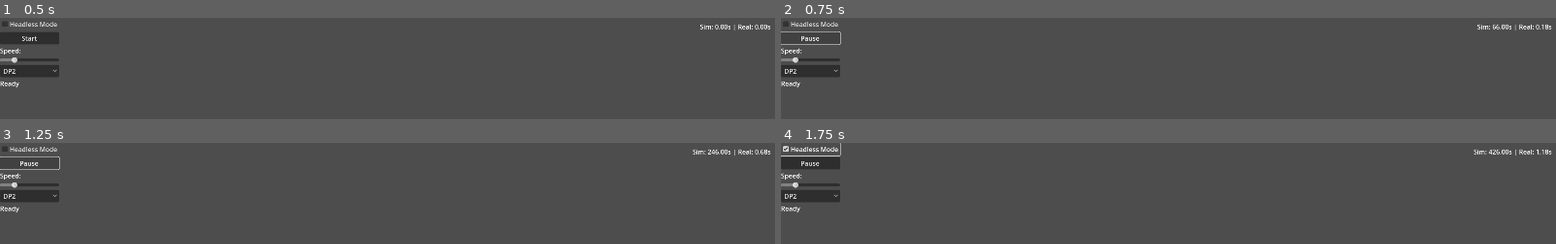
Above: before the commit, frames 1-4 (two rows, left to right).
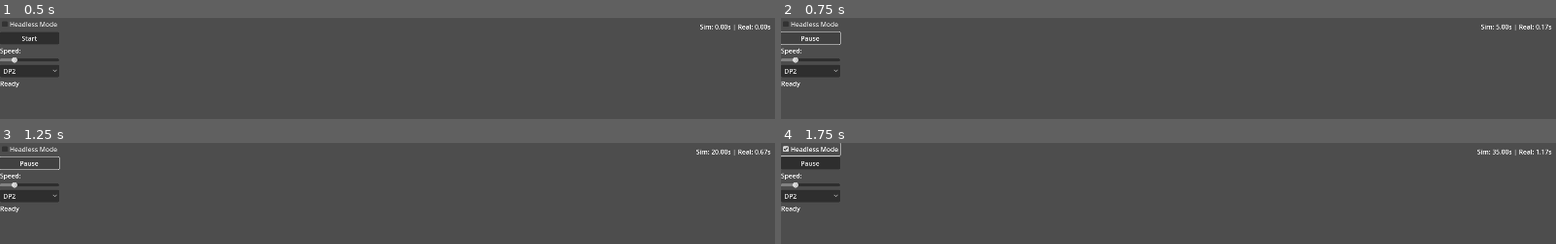
Above: after the commit, the same moments.

Repository: diegoalns/Godot_UAV_Environment
Game: Godot game, scene res://scenes/main/main.tscn
Same seed, same stepped clock (60 frames per second), same inputs: the game is played once before the commit and once after it.
Inputs:
- Up to frame 1 (0.5 s): no input
- Up to frame 2 (0.75 s): click "Start" at 0.5 s
- Up to frame 3 (1.25 s): no input
- Up to frame 4 (1.75 s): click "Headless Mode" at 1.25 s

Frame 1 is identical in both runs. In frame 2, 0.1% of the frame differs, in the area x 89-99%, y 6-12%; in frame 3, 0.2%; in frame 4, 0.2%, in the area x 89-100%, y 6-13%.

Commit message:
Implement GridMap terrain system with 3D elevation mapping
- Add GridMapManager for CSV data processing and tile placement
- Integrate terrain system into VisualizationSystem
- Each CSV data point creates one 927m x 702m tile at exact coordinates
- Altitude values (0-400m) map to both mesh selection and tile height
- Uses same coordinate system as drone ports for perfect alignment
- Includes terrain altitude queries and comprehensive documentation
- Visual scale support for compact visualization (scale factor 1.0)
- Enhanced movement speed (20000.0) for better navigation

Diff:
--- /dev/null
+++ b/scripts/core/gridmap_manager.gd
@@ -0,0 +1,267 @@
+class_name GridMapManager
+extends Node
+
+# GridMap node reference - will be set from outside
+var gridmap_node: GridMap
+# MeshLibrary resource reference
+var mesh_library: MeshLibrary
+# CSV data storage - Dictionary with lat/lon as keys and altitude as values
+var terrain_data: Dictionary = {}
+# Coordinate system parameters - each tile is 927m x 702m
+var tile_width: float = 702.0  # Width of each tile in meters (X axis)
+var tile_height: float = 927.0  # Height of each tile in meters (Z axis)
+
+# Coordinate conversion constants (same as FlightPlanManager)
+const ORIGIN_LAT = 40.55417343  # Reference latitude for coordinate conversion
+const ORIGIN_LON = -73.99583928  # Reference longitude for coordinate conversion
+
+func _ready():
+	# Load the mesh library resource
+	mesh_library = load("res://resources/Meshs/cell_library.meshlib")
+	if not mesh_library:
+		push_error("Failed to load cell_library.meshlib")
+		return
+
+	print("GridMapManager: MeshLibrary loaded successfully")
+
+func initialize_gridmap(gridmap: GridMap):
+	"""
+	Initialize the GridMap node with the mesh library and set up basic properties
+	@param gridmap: GridMap - The GridMap node to initialize
+	"""
+	gridmap_node = gridmap
+	# Note: mesh_library is already set by the visualization system
+
+	print("GridMapManager: GridMap initialized with cell size: ", gridmap_node.cell_size)
+
+func load_terrain_data():
+	"""
+	Load terrain data from the FAA UAS facility CSV file
+	Stores each data point with its exact coordinates and altitude
+	"""
+	var file = FileAccess.open("res://data/Filtered_FAA_UAS_FacilityMap_Data_LGA.csv", FileAccess.READ)
+	if not file:
+		push_error("Failed to open Filtered_FAA_UAS_FacilityMap_Data_LGA.csv")
+		return false
+
+	# Skip header line
+	var header = file.get_line()
+	print("GridMapManager: CSV Header: ", header)
+
+	# Clear existing terrain data
+	terrain_data.clear()
+
+	# Parse data lines
+	var line_count = 0
+	while not file.eof_reached():
+		var line = file.get_line().strip_edges()
+		if line == "":
+			continue
+
+		var parts = line.split(",")
+		if parts.size() != 3:
+			continue
+
+		# Parse CSV values: CEILING,LATITUDE,LONGITUDE
+		var ceiling = parts[0].to_float()  # Altitude/ceiling value
+		var latitude = parts[1].to_float()  # Latitude coordinate
+		var longitude = parts[2].to_float()  # Longitude coordinate
+
+		# Store each point as a dictionary with all its data
+		var point_data = {
+			"latitude": latitude,
+			"longitude": longitude,
+			"altitude": ceiling
+		}
+
+		# Use a simple index as key instead of coordinate string
+		terrain_data[line_count] = point_data
+		line_count += 1
+
+	file.close()
+
+	print("GridMapManager: Loaded %d terrain data points" % line_count)
+	print("GridMapManager: Ready to place tiles directly at coordinate positions")
+
+	return true
+
+func altitude_to_mesh_item(altitude: float) -> int:
+	"""
+	Convert altitude value to mesh library item index
+	Mapping: 0→1, 50→2, 100→3, 200→4, 300→5, 400→6
+	@param altitude: float - The altitude/ceiling value from CSV
+	@return int - The mesh library item index (1-based)
+	"""
+	match int(altitude):
+		0:
+			return 0    # Item 1 in mesh library (0-indexed)
+		50:
+			return 1    # Item 2 in mesh library (0-indexed)
+		100:
+			return 2    # Item 3 in mesh library (0-indexed)
+		200:
+			return 3    # Item 4 in mesh library (0-indexed)
+		300:
+			return 4    # Item 5 in mesh library (0-indexed)
+		400:
+			return 5    # Item 6 in mesh library (0-indexed)
+		_:
+			# Default case for unknown altitudes - use item 1 (index 0)
+			print("GridMapManager: Unknown altitude %f, using default item 1" % altitude)
+			return 0
+
+func latlon_to_world_position(latitude: float, longitude: float) -> Vector3:
+	"""
+	Convert latitude/longitude coordinates to world position (same as FlightPlanManager)
+	@param latitude: float - Latitude coordinate
+	@param longitude: float - Longitude coordinate
+	@return Vector3 - World position in meters
+	"""
+	# Use same conversion as FlightPlanManager for consistency
+	var meters_per_deg_lat = 111320.0  # Meters per degree latitude
+	var meters_per_deg_lon = 111320.0 * cos(deg_to_rad(ORIGIN_LAT))  # Meters per degree longitude at this latitude
+
+	var x = (longitude - ORIGIN_LON) * meters_per_deg_lon  # X position in meters
+	var z = (latitude - ORIGIN_LAT) * meters_per_deg_lat   # Z position in meters
+
+	return Vector3(x, 0, z)
+
+func world_position_to_grid_coords(world_pos: Vector3, altitude: float = 0.0) -> Vector3i:
+	"""
+	Convert world position to GridMap grid coordinates with height based on altitude
+	Each tile is centered at its coordinate position and has dimensions 702m x 927m
+	@param world_pos: Vector3 - World position in meters
+	@param altitude: float - Altitude from CSV data in meters (used for Y coordinate)
+	@return Vector3i - Grid coordinates for GridMap including height
+	"""
+	# Calculate grid position by dividing world position by tile size
+	var grid_x = int(round(world_pos.x / tile_width))   # Grid X coordinate
+	var grid_z = int(round(world_pos.z / tile_height))  # Grid Z coordinate
+
+	# Convert altitude to grid Y coordinate (each meter of altitude = 1 grid unit)
+	# Use altitude directly as Y coordinate to create proper elevation
+	var grid_y = int(altitude*0.3048)  # Use CSV altitude directly as grid height
+
+	return Vector3i(grid_x, 0, grid_z)
+
+func populate_gridmap():
+	"""
+	Populate the GridMap with terrain tiles - one tile per CSV data point
+	Each tile is 927m x 702m and centered at the exact coordinate from the CSV
+	"""
+	if not gridmap_node:
+		push_error("GridMapManager: GridMap node not initialized")
+		return false
+
+	if terrain_data.is_empty():
+		push_error("GridMapManager: No terrain data loaded")
+		return false
+
+	print("GridMapManager: Starting to populate GridMap with %d terrain points..." % terrain_data.size())
+
+	var tiles_placed = 0
+
+	# Iterate through all terrain data points (each point is a dictionary with lat, lon, altitude)
+	for point_index in terrain_data.keys():
+		var point_data = terrain_data[point_index]  # Get the dictionary for this point
+		var latitude = point_data["latitude"]        # Extract latitude
+		var longitude = point_data["longitude"]      # Extract longitude
+		var altitude = point_data["altitude"]        # Extract altitude
+
+		# Convert lat/lon to world position (in meters)
+		var world_pos = latlon_to_world_position(latitude, longitude)
+
+		# Convert world position to grid coordinates, including altitude as height
+		var grid_pos = world_position_to_grid_coords(world_pos, altitude)
+
+		# Get appropriate mesh item for this altitude
+		var mesh_item = altitude_to_mesh_item(altitude)
+
+		# Place the tile in the GridMap at the calculated grid position (now includes height)
+		gridmap_node.set_cell_item(grid_pos, mesh_item)
+		tiles_placed += 1
+
+		# Progress logging every 100 tiles
+		if tiles_placed % 100 == 0:
+			print("GridMapManager: Placed %d/%d tiles... Latest: [%.6f, %.6f] alt=%.0fm -> %s -> item %d" % [
+				tiles_placed, terrain_data.size(), latitude, longitude, altitude, grid_pos, mesh_item
+			])
+
+	print("GridMapManager: Successfully placed %d tiles in GridMap" % tiles_placed)
+	print("GridMapManager: Each tile represents 927m x 702m with height based on CSV altitude (0-400m)")
+
+	return true
+
+func get_terrain_altitude_at_position(world_pos: Vector3) -> float:
+	"""
+	Get the terrain altitude at a specific world position
+	Finds the closest terrain tile to the given position
+	@param world_pos: Vector3 - World position to query
+	@return float - Altitude value at that position, or -1 if not found
+	"""
+	if terrain_data.is_empty():
+		return -1.0
+
+	# Find the closest terrain data point
+	var closest_altitude = -1.0
+	var min_distance = INF
+
+	# Iterate through all terrain points to find the closest one
+	for point_index in terrain_data.keys():
+		var point_data = terrain_data[point_index]
+		var latitude = point_data["latitude"]
+		var longitude = point_data["longitude"]
+		var altitude = point_data["altitude"]
+
+		# Convert this point's lat/lon to world position
+		var point_world_pos = latlon_to_world_position(latitude, longitude)
+
+		# Calculate distance to the query position
+		var distance = world_pos.distance_to(point_world_pos)
+
+		# Keep track of the closest point
+		if distance < min_distance:
+			min_distance = distance
+			closest_altitude = altitude
+
+	return closest_altitude
+
+func get_grid_info() -> Dictionary:
+	"""
+	Get information about the loaded grid for debugging/display purposes
+	@return Dictionary - Grid information including data count and tile specifications
+	"""
+	if terrain_data.is_empty():
+		return {}
+
+	# Calculate actual coordinate bounds from loaded data
+	var min_lat = INF
+	var max_lat = -INF
+	var min_lon = INF
+	var max_lon = -INF
+
+	for point_index in terrain_data.keys():
+		var point_data = terrain_data[point_index]
+		var lat = point_data["latitude"]
+		var lon = point_data["longitude"]
+
+		min_lat = min(min_lat, lat)
+		max_lat = max(max_lat, lat)
+		min_lon = min(min_lon, lon)
+		max_lon = max(max_lon, lon)
+
+	return {
+		"data_points": terrain_data.size(),
+		"approach": "direct_tile_placement",
+		"tile_size_meters": Vector2(tile_width, tile_height),
+		"coordinate_bounds": {
+			"min_lat": min_lat,
+			"max_lat": max_lat,
+			"min_lon": min_lon,
+			"max_lon": max_lon
+		},
+		"origin_reference": {
+			"lat": ORIGIN_LAT,
+			"lon": ORIGIN_LON
+		}
+	}
--- a/scripts/core/simulation_engine.gd
+++ b/scripts/core/simulation_engine.gd
@@ -68,7 +68,7 @@
 	visualization_system.set_enabled(!enabled)
 
 func _physics_process(delta: float):
-	Engine.physics_ticks_per_second = 360  # Set to 360 physics FPS
+	Engine.physics_ticks_per_second = 30  # Set to 360 physics FPS
 	if not running:
 		return
 
@@ -108,3 +108,22 @@
 		var lon = ports[port_id]["lon"]
 		var pos = flight_plan_manager.latlon_to_position(lat, lon)
 		visualization_system.move_balloon_to_port(pos)
+
+func get_terrain_altitude_at_position(world_pos: Vector3) -> float:
+	"""
+	Get terrain altitude at a specific world position
+	@param world_pos: Vector3 - World position to query
+	@return float - Altitude value at that position, or -1 if terrain not ready
+	"""
+	if visualization_system and visualization_system.is_terrain_ready():
+		return visualization_system.get_terrain_altitude_at_position(world_pos)
+	return -1.0
+
+func get_terrain_info() -> Dictionary:
+	"""
+	Get terrain system information for debugging/display purposes
+	@return Dictionary - Terrain information or empty dict if not ready
+	"""
+	if visualization_system and visualization_system.is_terrain_ready():
+		return visualization_system.get_terrain_info()
+	return {}
--- a/scripts/core/visualization_system.gd
+++ b/scripts/core/visualization_system.gd
@@ -5,15 +5,25 @@
 var enabled: bool = true
 var balloon_ref: CharacterBody3D = null  # Reference to the balloon
 
+# Terrain system components
+var terrain_gridmap: GridMap = null  # GridMap node for terrain visualization
+var gridmap_manager: GridMapManager = null  # Manager for terrain data and population
+
 # Movement and control variables
-var move_speed = 10000.0  # Speed for movement
+var move_speed = 20000.0  # Speed for movement
 var rotation_speed = 0.001  # Speed of rotation with mouse
 var mouse_sensitivity = 0.001
 var camera_offset = Vector3(0, 10, 30)  # Offset from balloon position
 var mouse_captured = false
 
 # Visualization scale factor
-var visual_scale = 0.005  # Adjust this to make the area more compact
+var visual_scale = 1  # Adjust this to make the area more compact
+
+# align_drone_to_route: bool - whether to rotate the drone visual to face its next waypoint (size: 1 boolean)
+var align_drone_to_route: bool = true
+
+# model_yaw_offset_degrees: float - additional yaw angle to correct the model's intrinsic forward axis if it is not -Z (size: 1 scalar in degrees)
+var model_yaw_offset_degrees: float = 0.0
 
 func set_enabled(enable: bool):
 	enabled = enable
@@ -23,6 +33,7 @@
 	setup_balloon()
 	setup_camera()
 	setup_lighting()
+	setup_terrain()
 
 	# Set up input processing
 	set_process_input(true)
@@ -36,9 +47,51 @@
 
 func setup_lighting():
 	var light = DirectionalLight3D.new()
-	light.position = Vector3(-73000, 500, 41700)
+	light.position = Vector3(0, 100, 41700)
 	add_child(light)
-	light.look_at(Vector3(-74000, 0, 41000), Vector3.UP)
+	light.look_at(Vector3(0, 0, 41000), Vector3.DOWN)
+
+func setup_terrain():
+	"""
+	Initialize the terrain GridMap system within the visualization system
+	Creates GridMap and GridMapManager, loads terrain data, and scales appropriately
+	"""
+	print("VisualizationSystem: Setting up terrain system...")
+
+	# Create GridMap node for terrain visualization
+	terrain_gridmap = GridMap.new()
+	terrain_gridmap.name = "TerrainGridMap"
+
+	# Load the mesh library resource
+	var mesh_library = load("res://resources/Meshs/cell_library.meshlib")
+	if not mesh_library:
+		push_error("VisualizationSystem: Failed to load cell_library.meshlib")
+		return
+
+	# Configure GridMap with mesh library and proper cell size
+	terrain_gridmap.mesh_library = mesh_library
+	# Apply visual scale to cell size - each cell represents 702m x 927m x 1m in world space
+	# Height dimension is 1m per grid unit to match CSV altitude values (0-400m range)
+	terrain_gridmap.cell_size = Vector3(702.0 * visual_scale, 1.0 * visual_scale, 927.0 * visual_scale)
+
+	# Add GridMap to the visualization system
+	add_child(terrain_gridmap)
+
+	# Create and initialize GridMapManager
+	gridmap_manager = GridMapManager.new()
+	add_child(gridmap_manager)
+
+	# Initialize the manager with our GridMap
+	gridmap_manager.initialize_gridmap(terrain_gridmap)
+
+	# Load terrain data and populate the GridMap
+	if gridmap_manager.load_terrain_data():
+		if gridmap_manager.populate_gridmap():
+			print("VisualizationSystem: Terrain system initialized successfully")
+		else:
+			push_error("VisualizationSystem: Failed to populate terrain GridMap")
+	else:
+		push_error("VisualizationSystem: Failed to load terrain data")
 
 func setup_balloon():
 	balloon_ref = CharacterBody3D.new()
@@ -128,19 +181,37 @@
 	if not enabled:
 		return
 
-	var mesh_instance = MeshInstance3D.new()
-	var box_mesh = BoxMesh.new()
-	box_mesh.size = Vector3(100, 1, 100) * visual_scale
-	mesh_instance.mesh = box_mesh
-
-	# Different colors for different drones
-	var material = StandardMaterial3D.new()
-	material.albedo_color = Color(randf(), randf(), randf())
-	box_mesh.material = material  # Assign material to the mesh itself
-	mesh_instance.mesh = box_mesh
-
-	add_child(mesh_instance)
-	drone_meshes[drone.drone_id] = mesh_instance
+	# drone_node: Node3D - the visual representation of the drone
+	var drone_node: Node3D = null
+	# lrvtol_scene: PackedScene - LRVTOL model from resources
+	var lrvtol_scene: PackedScene = load("res://resources/LRVTOL_UAV.glb")
+
+	# If the model loads, instance it; otherwise use a simple box as fallback
+	if lrvtol_scene:
+		# instance: Node - instantiated GLB root
+		var instance = lrvtol_scene.instantiate()
+		if instance is Node3D:
+			drone_node = instance
+			# Scale down to match map visual scale
+			drone_node.scale = Vector3(1, 1, 1) * visual_scale
+		else:
+			# Wrap non-Node3D roots under a Node3D so it can be positioned
+			drone_node = Node3D.new()
+			drone_node.add_child(instance)
+			drone_node.scale = Vector3(1, 1, 1) * visual_scale
+	else:
+		# Fallback: simple colored box
+		var fallback = MeshInstance3D.new()
+		var box_mesh = BoxMesh.new()
+		box_mesh.size = Vector3(100, 10, 100) * visual_scale
+		fallback.mesh = box_mesh
+		var material = StandardMaterial3D.new()
+		material.albedo_color = Color(randf(), randf(), randf())
+		box_mesh.material = material
+		drone_node = fallback
+
+	add_child(drone_node)
+	drone_meshes[drone.drone_id] = drone_node
 
 	print("Added visualization for drone %s" % drone.drone_id)
 
@@ -149,7 +220,37 @@
 		return
 
 	if drone.drone_id in drone_meshes:
-		drone_meshes[drone.drone_id].position = drone.current_position * visual_scale
+		# node: Node3D - visual node associated with this drone (size: one node reference)
+		var node: Node3D = drone_meshes[drone.drone_id]
+
+		# Update position: multiply by visual_scale to convert world meters to visualization units (size: Vector3 of 3 floats)
+		node.position = drone.current_position * visual_scale
+
+		# Optionally orient the drone to face its next waypoint so its longitudinal axis follows the route
+		if align_drone_to_route:
+			# target_pos_world: Vector3 - the next waypoint position in visualization units (size: 3 floats)
+			var target_pos_world: Vector3 = drone.target_position * visual_scale
+
+			# dir_to_target: Vector3 - direction vector from current node position to next waypoint (size: 3 floats)
+			var dir_to_target: Vector3 = target_pos_world - node.position
+
+			# Only orient when the direction vector has meaningful magnitude to avoid zero-length look_at
+			if dir_to_target.length() > 0.0001:
+				# Rotate the node so its -Z axis points toward the waypoint using global up vector
+				node.look_at(target_pos_world, Vector3.UP)
+
+				# Apply extra yaw offset if the model forward axis needs correction relative to -Z
+				if model_yaw_offset_degrees != 0.0:
+					node.rotate_y(deg_to_rad(model_yaw_offset_degrees))
+
+				# Ensure the visual forward actually faces the waypoint. If after applying the yaw offset
+				# the model's forward points away (dot < 0), flip 180 degrees around Y to correct.
+				# forward_world: Vector3 - world-space forward direction assuming -Z is forward (size: 3 floats)
+				var forward_world: Vector3 = (node.global_transform.basis.z).normalized()
+				# dir_norm: Vector3 - normalized desired direction towards the next waypoint (size: 3 floats)
+				var dir_norm: Vector3 = dir_to_target.normalized()
+				if forward_world.dot(dir_norm) < 0.0:
+					node.rotate_y(PI)
 
 func add_drone_port(dp_position: Vector3, port_id: String):
 	var mesh_instance = MeshInstance3D.new()
@@ -169,3 +270,29 @@
 	# Optionally apply scale_factor if you use one
 	balloon_ref.global_position = port_position * visual_scale
 	# Optionally reset orientation or camera offset here
+
+func get_terrain_altitude_at_position(world_pos: Vector3) -> float:
+	"""
+	Get terrain altitude at a specific world position
+	@param world_pos: Vector3 - World position to query (in world coordinates)
+	@return float - Altitude value at that position, or -1 if terrain not ready
+	"""
+	if gridmap_manager:
+		return gridmap_manager.get_terrain_altitude_at_position(world_pos)
+	return -1.0
+
+func get_terrain_info() -> Dictionary:
+	"""
+	Get terrain system information for debugging/display purposes
+	@return Dictionary - Terrain information or empty dict if not ready
+	"""
+	if gridmap_manager:
+		return gridmap_manager.get_grid_info()
+	return {}
+
+func is_terrain_ready() -> bool:
+	"""
+	Check if the terrain system is fully initialized and ready for use
+	@return bool - True if terrain is ready, false otherwise
+	"""
+	return terrain_gridmap != null and gridmap_manager != null
--- /dev/null
+++ b/scripts/utils/terrain_test.gd
@@ -0,0 +1,73 @@
+extends Node
+
+# Simple test script to verify terrain system functionality
+# This can be attached to a test node to validate the GridMap terrain loading
+
+func test_terrain_system():
+	"""
+	Test function to validate terrain system functionality
+	Call this from _ready() or manually to test the system
+	"""
+	print("=== Terrain System Test ===")
+
+	# Wait a moment for the terrain system to initialize
+	await get_tree().create_timer(2.0).timeout
+
+	# Find the simulation engine in the scene
+	var simulation_engine = get_tree().get_first_node_in_group("simulation_engine")
+	if not simulation_engine:
+		# Try to find it by class name
+		simulation_engine = get_node("/root/Main")
+		if not simulation_engine or not simulation_engine is SimulationEngine:
+			print("ERROR: Could not find SimulationEngine node")
+			return
+
+	print("Found SimulationEngine node")
+
+	# Test terrain info retrieval
+	var terrain_info = simulation_engine.get_terrain_info()
+	if terrain_info.is_empty():
+		print("WARNING: Terrain info is empty - terrain may not be ready yet")
+	else:
+		print("Terrain Info:")
+		print("  Data points: ", terrain_info.get("data_points", "unknown"))
+		print("  Approach: ", terrain_info.get("approach", "unknown"))
+		print("  Tile size (meters): ", terrain_info.get("tile_size_meters", "unknown"))
+		var bounds = terrain_info.get("coordinate_bounds", {})
+		if not bounds.is_empty():
+			print("  Coordinate bounds:")
+			print("    Lat: [%.6f, %.6f]" % [bounds.get("min_lat", 0), bounds.get("max_lat", 0)])
+			print("    Lon: [%.6f, %.6f]" % [bounds.get("min_lon", 0), bounds.get("max_lon", 0)])
+		var origin = terrain_info.get("origin_reference", {})
+		if not origin.is_empty():
+			print("  Origin reference: [%.6f, %.6f]" % [origin.get("lat", 0), origin.get("lon", 0)])
+
+	# Test visualization system terrain access directly
+	var vis_system = simulation_engine.visualization_system
+	if vis_system and vis_system.is_terrain_ready():
+		print("✓ Terrain system is ready in visualization system")
+		print("✓ GridMap node exists: ", vis_system.terrain_gridmap != null)
+		print("✓ GridMapManager exists: ", vis_system.gridmap_manager != null)
+	else:
+		print("✗ Terrain system not ready in visualization system")
+
+	# Test altitude queries at various positions
+	print("\nTesting altitude queries:")
+	var test_positions = [
+		Vector3(0, 0, 0),
+		Vector3(1000, 0, 1000),
+		Vector3(5000, 0, 5000),
+		Vector3(-1000, 0, -1000)
+	]
+
+	for pos in test_positions:
+		var altitude = simulation_engine.get_terrain_altitude_at_position(pos)
+		print("  Position %s -> Altitude: %f" % [pos, altitude])
+
+	print("=== Terrain System Test Complete ===")
+
+func _ready():
+	# Automatically run test when this node is ready
+	print("Terrain Test Node: Ready - starting test in 3 seconds...")
+	await get_tree().create_timer(3.0).timeout
+	test_terrain_system()
Not shown, added: TERRAIN_SYSTEM_README.md
